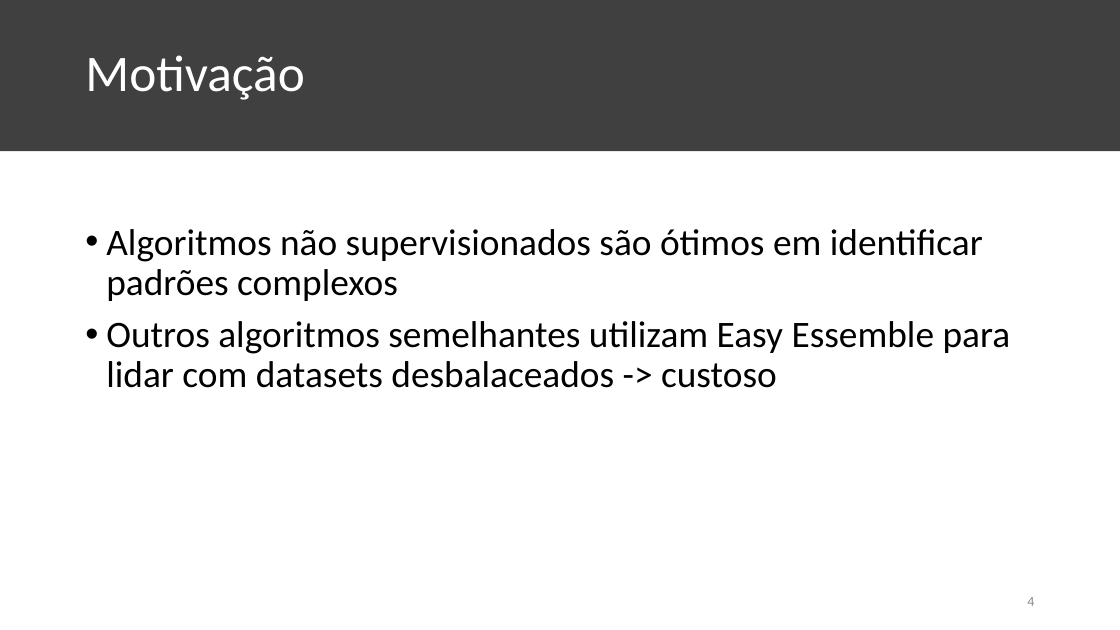
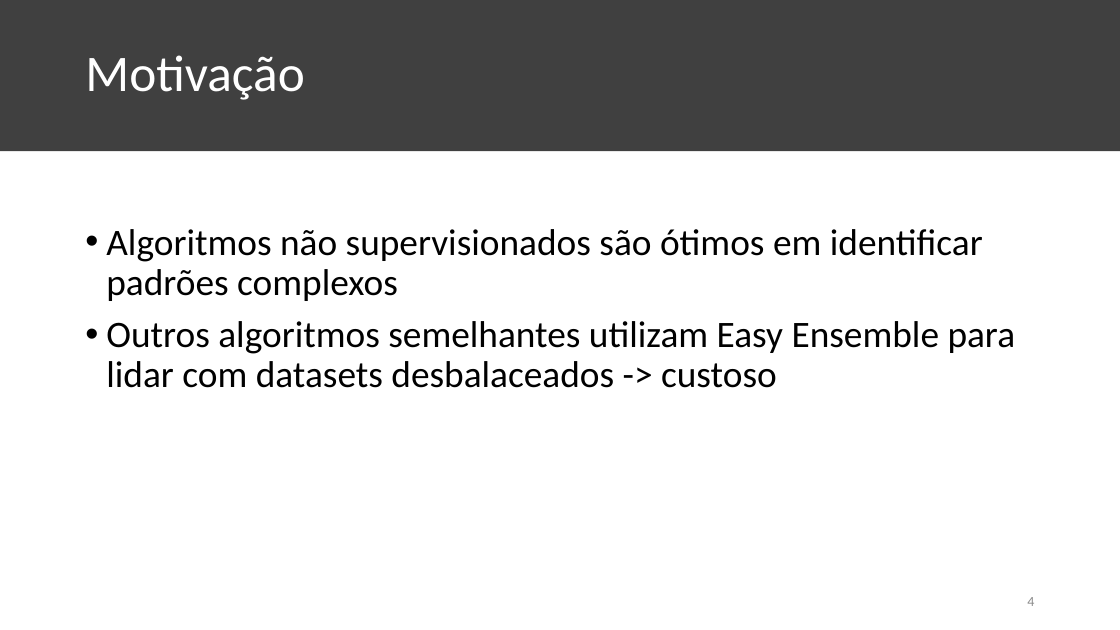
Before and after one commit to KaioAlex/DigitalSecurity, a slide deck: slide 4 of XGBOD-Seminar/XGBOD Seminar.pptx. Drawn at 1120x630 pixels with LibreOffice and Linux fonts; fonts in the diff are those of the drawing. Boxes give left, top, right and bottom in pixels: in the first picture for what was removed or moved away, otherwise in the second. Text is boxed around its words. In the diff, an @@ line names an element or a change of style, - is before the commit and + after.

```diff
--- a/XGBOD-Seminar/XGBOD Seminar.pptx
+++ b/XGBOD-Seminar/XGBOD Seminar.pptx
@@ text at (106, 321, 1016, 388): text changed @@
-• Outros algoritmos semelhantes utilizam Easy Essemble para lidar com datasets desbalaceados -> custoso
+• Outros algoritmos semelhantes utilizam Easy Ensemble para lidar com datasets desbalaceados -> custoso
```
Also in this commit, not shown: 8 other slides changed.
